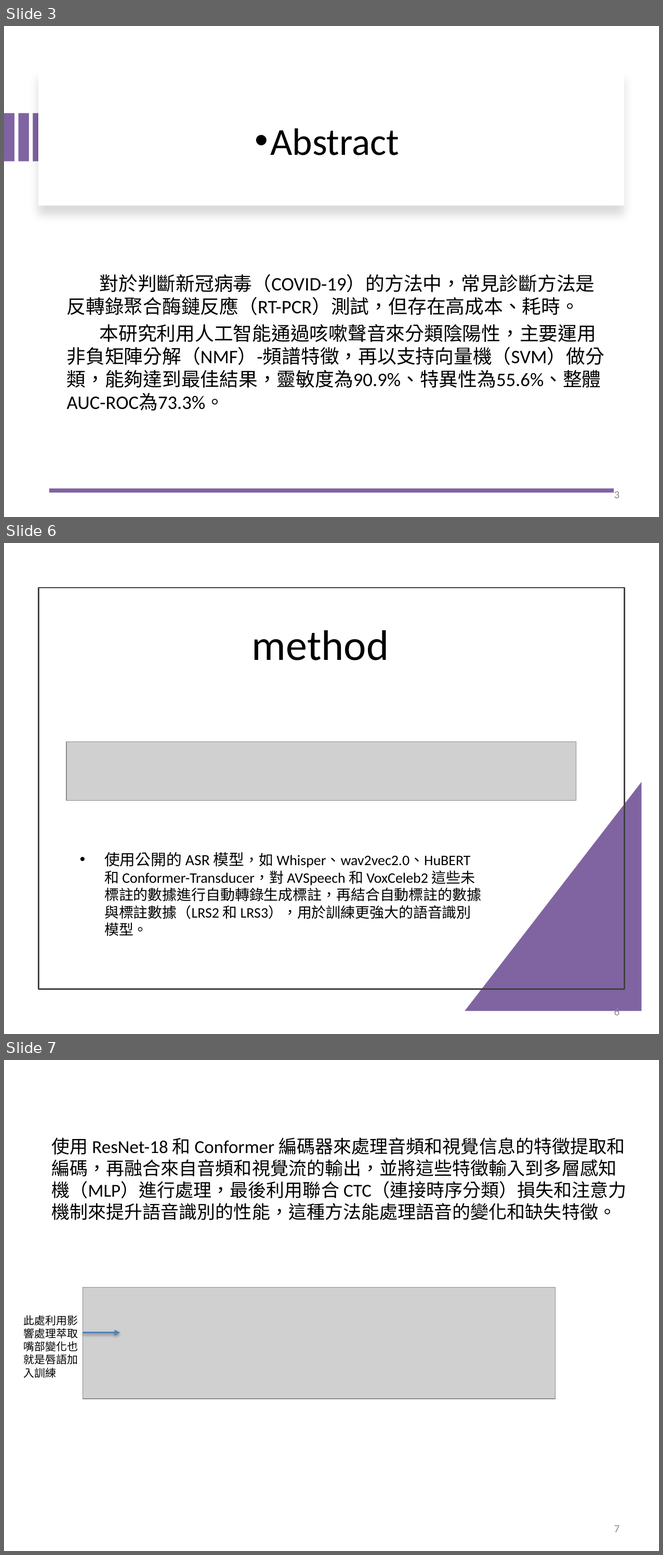
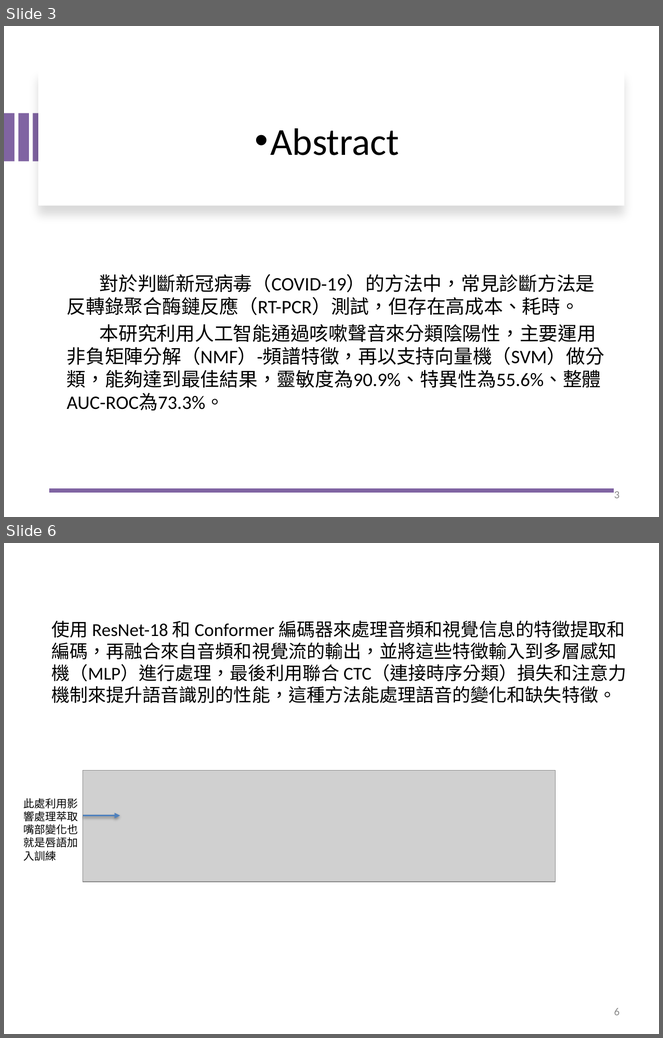
Before and after one commit to jasonfghx/lilicoco, a slide deck: 大學生/6哥FINAL1006.pptx. Shown one above the other, each under a label of ours: slides 3, 6 and 7 before the commit, slides 3 and 6 after it; the slides between them are not shown. The pictures are 663x1555 and 663x1038 pixels, drawn with LibreOffice and Linux fonts; fonts in the diff are those of the drawing; grey boxes stand for pictures. Boxes give left, top, right and bottom in pixels: in the first picture for what was removed or moved away, otherwise in the second. Text is boxed around its words. In the diff, an @@ line names an element or a change of style, - is before the commit and + after.

```diff
--- a/大學生/6哥FINAL1006.pptx
+++ b/大學生/6哥FINAL1006.pptx
@@ slide 6 removed at <box>4,543,659,1034</box>, background #FFFFFF @@
@@ rectangle removed at <box>39,588,624,989</box> @@
@@ title removed at <box>252,630,389,661</box> @@
-method
@@ picture removed at <box>66,742,576,800</box> @@
@@ right triangle removed at <box>465,782,642,1012</box> @@
@@ text removed at <box>104,852,481,937</box> @@
-• 使用公開的 ASR 模型，如 Whisper、wav2vec2.0、HuBERT 和 Conformer-Transducer，對 AVSpeech 和 VoxCeleb2 這些未標註的數據進行自動轉錄生成標註，再結合自動標註的數據與標註數據（LRS2 和 LRS3），用於訓練更強大的語音識別模型。
@@ page number removed at <box>614,1006,620,1019</box> @@
-6
@@ what was slide 7 is now slide 6 @@
@@ page number at <box>614,1008,620,1016</box>: text changed @@
-7
+6
```
Also in this commit, not shown: 2 slides changed, 1 slide added, 1 other slide removed.
